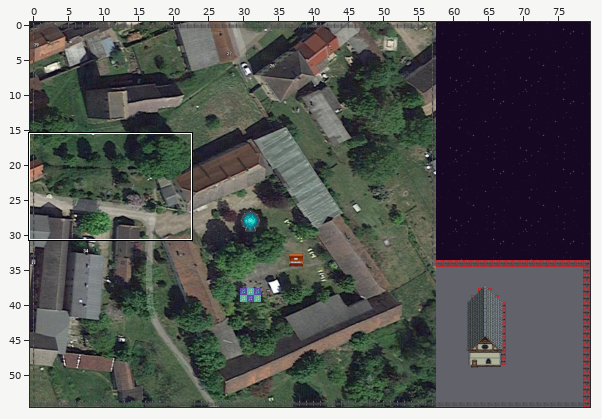
Two states of a Tiled map, fff-prototype.tmx. Above, an overview of the earlier version with the close-up marked.
Close-up. The starting point:
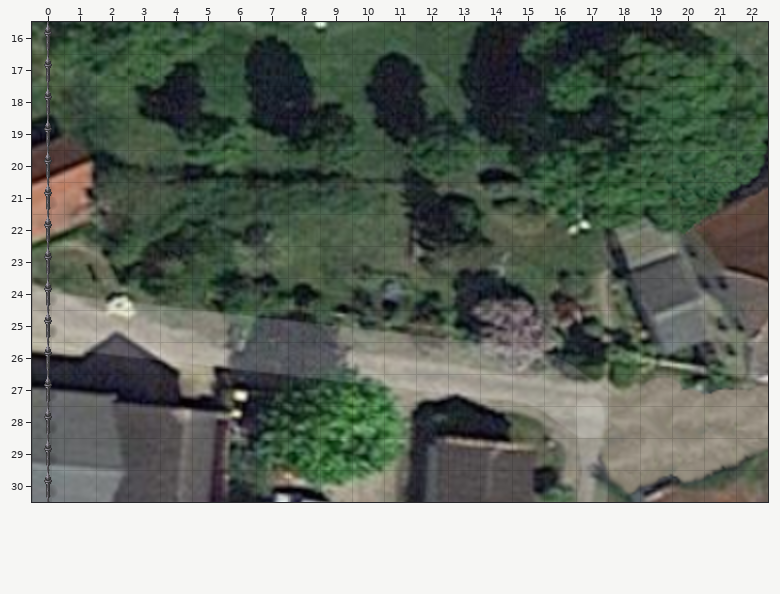
Cells are 32x32 px. Shown: x 0..22, y 16..30. The commit also changed other parts of the map, which this record leaves out.
After:
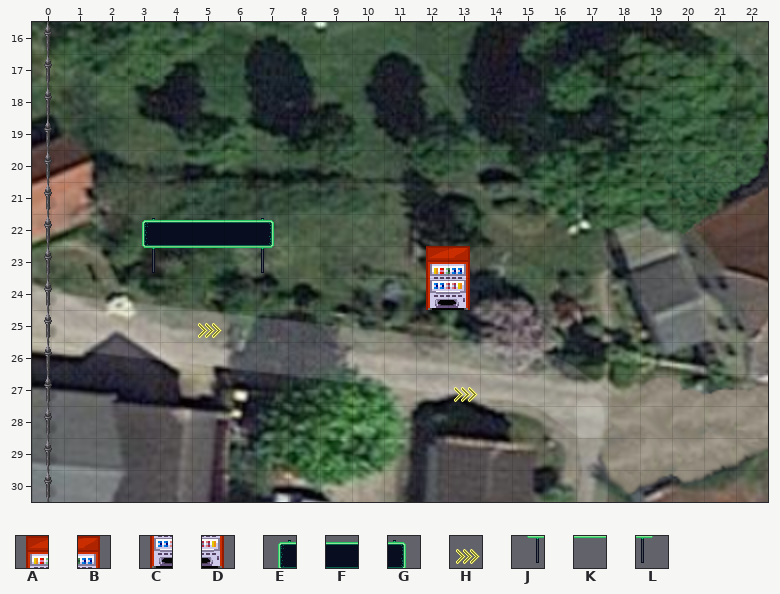
Key: from "rc3-interior": A 276, B 277, C 292, D 293, E 995, F 996, G 997, H 1004, J 1011, K 1012, L 1013.
_ is an empty cell.
Change:
Changed rows in their new state; . is an unchanged cell.
Layer "V: Content":
first column x 3:
22 EFFFG......
23 JKKKL....AB
24 .........CD
25 ..H........
27 ..........H
